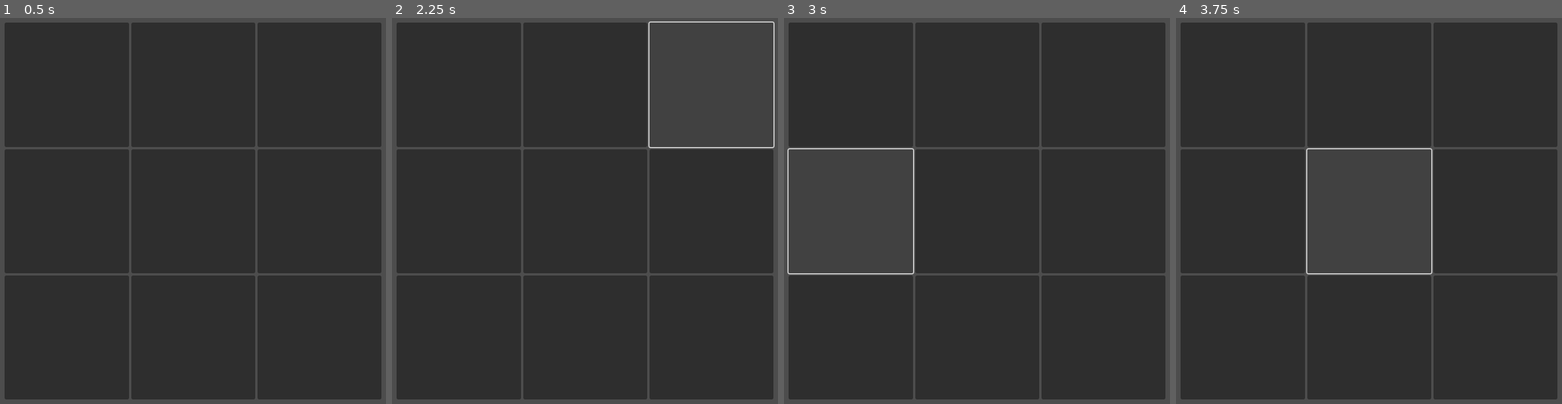
Above: before the commit, frames 1-4 (left to right).
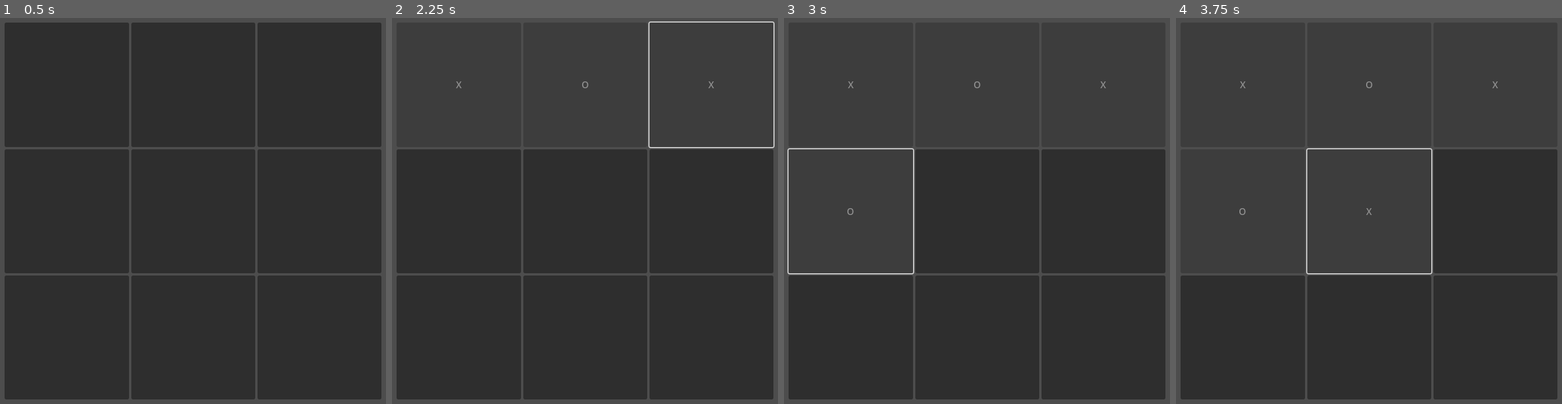
Above: after the commit, the same moments.

Repository: ValKittra/tic-tac-toe
Game: Godot game, scene res://tic.tscn
The game is run twice, just before and just after one commit, with the same random seed, the same clock (stepped at 60 frames per second) and the same inputs.
Inputs (mouse positions are in pixels of both pictures, inside the frame that each line leads up to):
- Up to frame 1 (0.5 s): no input
- Up to frame 2 (2.25 s): click (457, 83) at 0.5 s; click (585, 83) at 1.25 s; click (712, 83) at 2 s
- Up to frame 3 (3 s): click (849, 211) at 2.75 s
- Up to frame 4 (3.75 s): click (1369, 211) at 3.5 s

Frame 1 is identical in both runs. In frame 2, less than 0.1% of the frame differs, in the area x 16-84%, y 16-19%; in frame 3, less than 0.1%; in frame 4, less than 0.1%, in the area x 16-84%, y 16-52%.

Commit message:
its clickable now!

Diff:
--- /dev/null
+++ b/script/game.gd
@@ -0,0 +1,39 @@
+extends Control
+
+@onready var buttons = $MarginContainer/AspectRatioContainer/GridContainer.get_children()
+
+var current_player
+const tictactoe = ["X", "O"]
+const cell_X = "X"
+const cell_O = "O"
+const cell_zero = ""
+
+# Called when the node enters the scene tree for the first time.
+func _ready() -> void:
+	#print(buttons)
+	#buttons number
+	var button_num = 0
+	#as i understood bind here helps to connect the actual button and the index which is being pressed to call the func
+	#otherwise the func would be called everytime any button is pressed
+	for button in buttons:
+		button.connect("pressed", _on_button_click.bind(button_num, button))
+		button_num += 1
+	reset_game()
+
+
+func _on_button_click(button_num, button) -> void:
+	#button.text = tictactoe.pick_random()
+	button.text = current_player
+	#playing in turns, two players
+	current_player = cell_X if current_player == cell_O else cell_O
+	button.disabled = true
+
+
+func reset_game():
+	current_player = cell_X
+
+
+
+# Called every frame. 'delta' is the elapsed time since the previous frame.
+func _process(delta: float) -> void:
+	pass
--- a/tic.tscn
+++ b/tic.tscn
@@ -1,4 +1,6 @@
-[gd_scene format=3 uid="uid://bf67mk32ohh8p"]
+[gd_scene load_steps=2 format=3 uid="uid://bf67mk32ohh8p"]
+
+[ext_resource type="Script" uid="uid://so3uadkx5t2a" path="res://script/game.gd" id="1_6fb7r"]
 
 [node name="Control" type="Control"]
 layout_mode = 3
@@ -7,6 +9,7 @@
 anchor_bottom = 1.0
 grow_horizontal = 2
 grow_vertical = 2
+script = ExtResource("1_6fb7r")
 
 [node name="MarginContainer" type="MarginContainer" parent="."]
 layout_mode = 1
@@ -20,51 +23,54 @@
 theme_override_constants/margin_right = 20
 theme_override_constants/margin_bottom = 20
 
-[node name="GridContainer" type="GridContainer" parent="MarginContainer"]
+[node name="AspectRatioContainer" type="AspectRatioContainer" parent="MarginContainer"]
+layout_mode = 2
+
+[node name="GridContainer" type="GridContainer" parent="MarginContainer/AspectRatioContainer"]
 layout_mode = 2
 columns = 3
 
-[node name="Button" type="Button" parent="MarginContainer/GridContainer"]
+[node name="Button" type="Button" parent="MarginContainer/AspectRatioContainer/GridContainer"]
 layout_mode = 2
 size_flags_horizontal = 3
 size_flags_vertical = 3
 
-[node name="Button2" type="Button" parent="MarginContainer/GridContainer"]
+[node name="Button2" type="Button" parent="MarginContainer/AspectRatioContainer/GridContainer"]
 layout_mode = 2
 size_flags_horizontal = 3
 size_flags_vertical = 3
 
-[node name="Button3" type="Button" parent="MarginContainer/GridContainer"]
+[node name="Button3" type="Button" parent="MarginContainer/AspectRatioContainer/GridContainer"]
 layout_mode = 2
 size_flags_horizontal = 3
 size_flags_vertical = 3
 
-[node name="Button4" type="Button" parent="MarginContainer/GridContainer"]
+[node name="Button4" type="Button" parent="MarginContainer/AspectRatioContainer/GridContainer"]
 layout_mode = 2
 size_flags_horizontal = 3
 size_flags_vertical = 3
 
-[node name="Button5" type="Button" parent="MarginContainer/GridContainer"]
+[node name="Button5" type="Button" parent="MarginContainer/AspectRatioContainer/GridContainer"]
 layout_mode = 2
 size_flags_horizontal = 3
 size_flags_vertical = 3
 
-[node name="Button6" type="Button" parent="MarginContainer/GridContainer"]
+[node name="Button6" type="Button" parent="MarginContainer/AspectRatioContainer/GridContainer"]
 layout_mode = 2
 size_flags_horizontal = 3
 size_flags_vertical = 3
 
-[node name="Button7" type="Button" parent="MarginContainer/GridContainer"]
+[node name="Button7" type="Button" parent="MarginContainer/AspectRatioContainer/GridContainer"]
 layout_mode = 2
 size_flags_horizontal = 3
 size_flags_vertical = 3
 
-[node name="Button8" type="Button" parent="MarginContainer/GridContainer"]
+[node name="Button8" type="Button" parent="MarginContainer/AspectRatioContainer/GridContainer"]
 layout_mode = 2
 size_flags_horizontal = 3
 size_flags_vertical = 3
 
-[node name="Button9" type="Button" parent="MarginContainer/GridContainer"]
+[node name="Button9" type="Button" parent="MarginContainer/AspectRatioContainer/GridContainer"]
 layout_mode = 2
 size_flags_horizontal = 3
 size_flags_vertical = 3
Not shown, added: script/game.gd.uid
